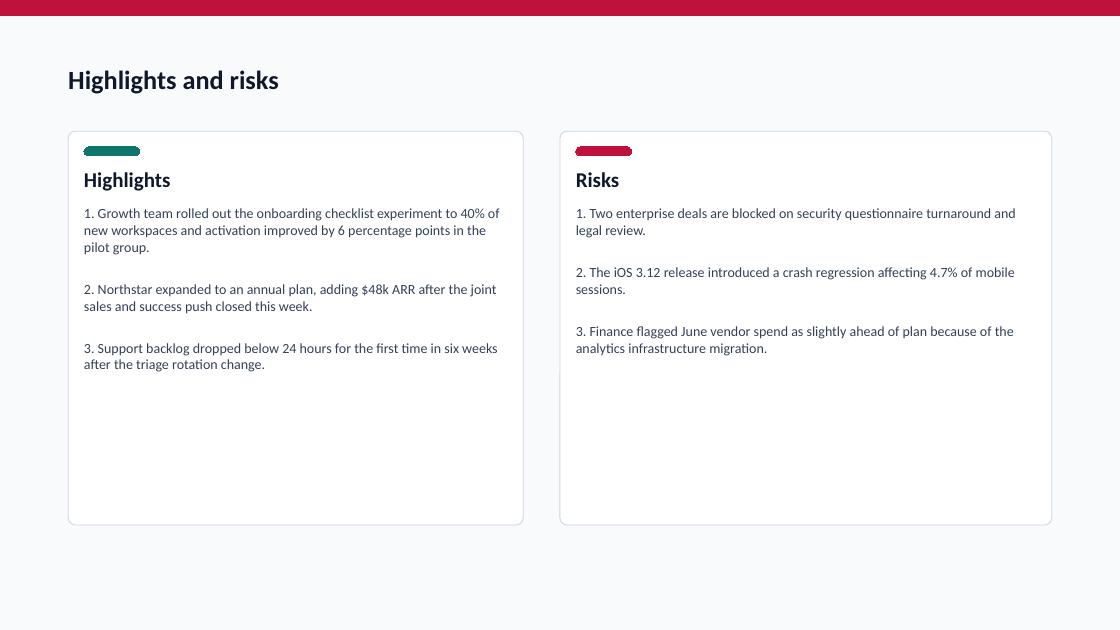
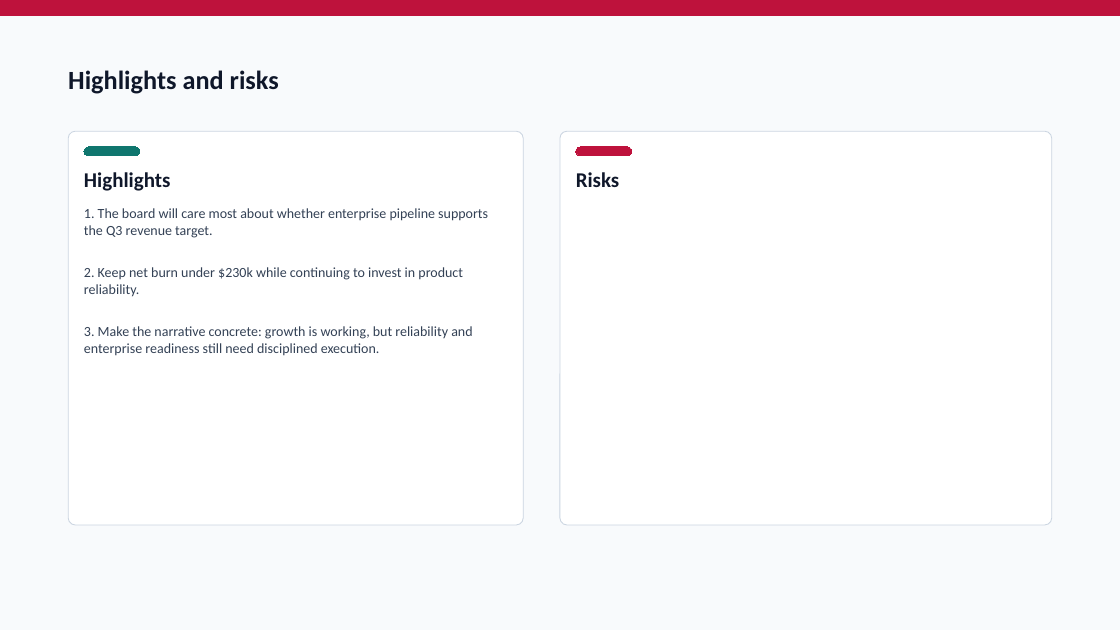
Before and after one commit to Laksh-star/codex-workflow-agents, a slide deck: slide 4 of outputs/executive-briefing-machine-demo/executive-briefing-demo.pptx. Drawn at 1120x630 pixels with LibreOffice and Linux fonts; fonts in the diff are those of the drawing. Boxes give left, top, right and bottom in pixels: in the first picture for what was removed or moved away, otherwise in the second. Text is boxed around its words. In the diff, an @@ line names an element or a change of style, - is before the commit and + after.

```diff
--- a/outputs/executive-briefing-machine-demo/executive-briefing-demo.pptx
+++ b/outputs/executive-briefing-machine-demo/executive-briefing-demo.pptx
@@ text at (84,208,488,355): text changed @@
-1. Growth team rolled out the onboarding checklist experiment to 40% of new workspaces and activation improved by 6 percentage points in the pilot group.
-2. Northstar expanded to an annual plan, adding $48k ARR after the joint sales and success push closed this week.
-3. Support backlog dropped below 24 hours for the first time in six weeks after the triage rotation change.
+1. The board will care most about whether enterprise pipeline supports the Q3 revenue target.
+2. Keep net burn under $230k while continuing to invest in product reliability.
+3. Make the narrative concrete: growth is working, but reliability and enterprise readiness still need disciplined execution.
@@ text removed at (576,208,1015,356) @@
-1. Two enterprise deals are blocked on security questionnaire turnaround and legal review.
-2. The iOS 3.12 release introduced a crash regression affecting 4.7% of mobile sessions.
-3. Finance flagged June vendor spend as slightly ahead of plan because of the analytics infrastructure migration.
```
Also in this commit, not shown: 1 other slide changed, 11 other files.
